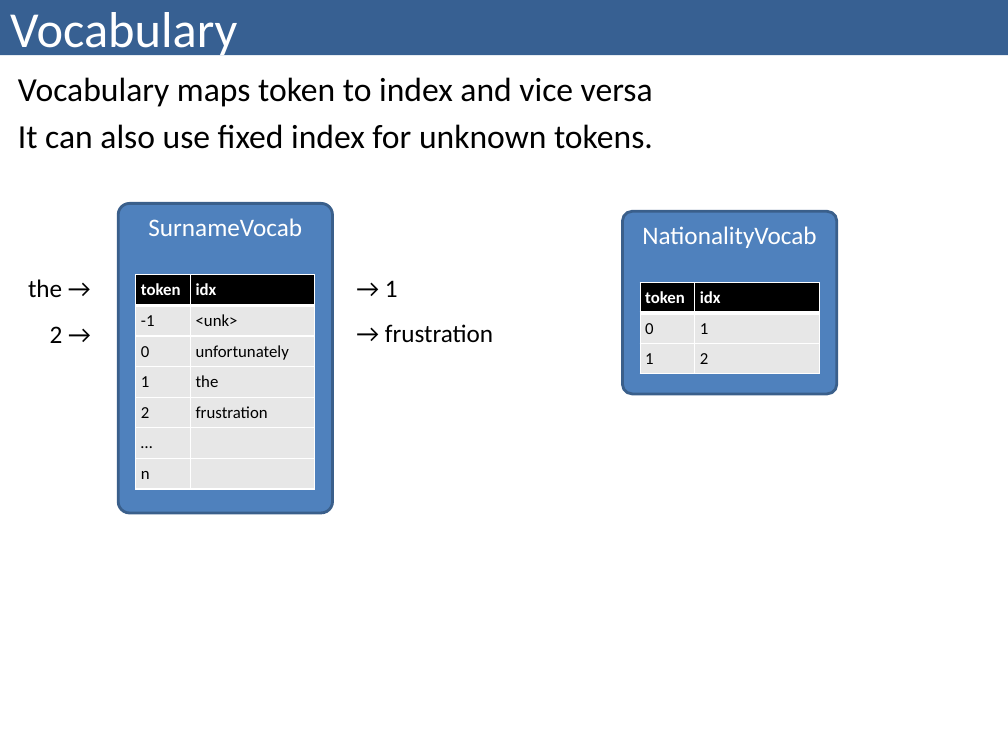
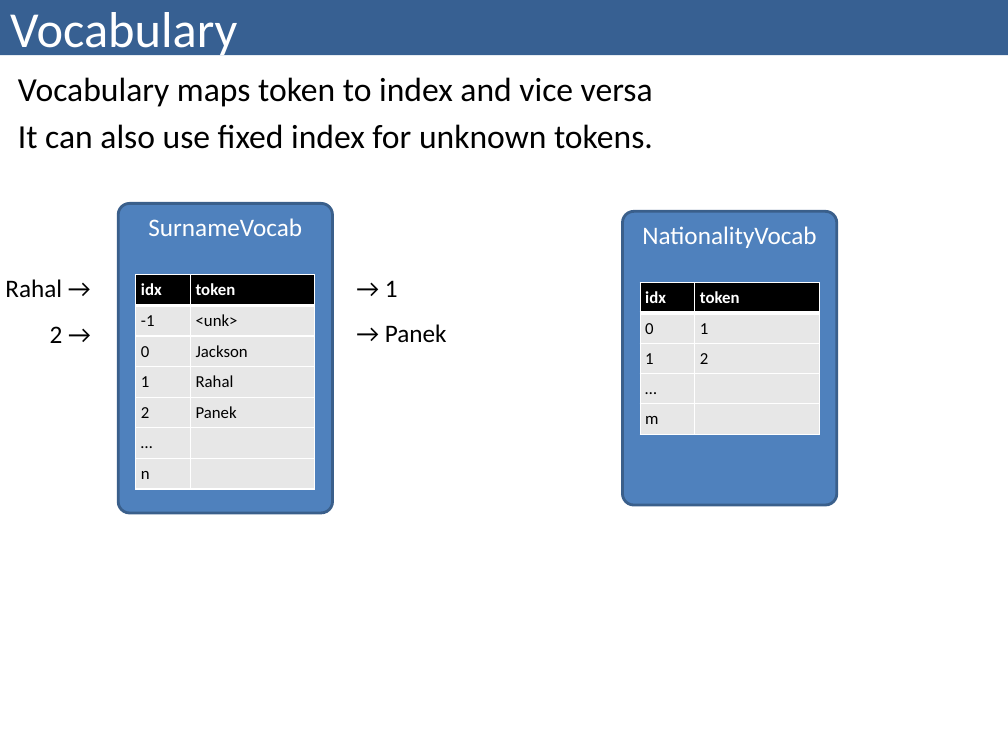
Before and after one commit to bzitko/nlp_repo, a slide deck: slide 3 of slides/nlp p03 feed forward networks/nlp p03.3 surname classification mlp.pptx. Drawn at 1008x756 pixels with LibreOffice and Linux fonts; fonts in the diff are those of the drawing. Boxes give left, top, right and bottom in pixels: in the first picture for what was removed or moved away, otherwise in the second. Text is boxed around its words. In the diff, an @@ line names an element or a change of style, - is before the commit and + after.

```diff
--- a/slides/nlp p03 feed forward networks/nlp p03.3 surname classification mlp.pptx
+++ b/slides/nlp p03 feed forward networks/nlp p03.3 surname classification mlp.pptx
@@ rounded rectangle "NationalityVocab" resized from (x1=623, y1=212, x2=838, y2=394) to (x1=623, y1=212, x2=838, y2=505) @@
@@ text at (x1=5, y1=279, x2=62, y2=298): text changed @@
-the →
+Rahal →
@@ table at (x1=136, y1=275, x2=314, y2=487) @@
-row 1, column 1: token
+row 1, column 1: idx
-row 1, column 2: idx
+row 1, column 2: token
-row 3, column 2: unfortunately
+row 3, column 2: Jackson
-row 4, column 2: the
+row 4, column 2: Rahal
-row 5, column 2: frustration
+row 5, column 2: Panek
@@ table at (x1=640, y1=283, x2=818, y2=434) @@
-row 1, column 1: token
+row 1, column 1: idx
-row 1, column 2: idx
+row 1, column 2: token
+row 4: … | 
+row 5: m | 
@@ text at (x1=385, y1=324, x2=447, y2=342): text changed @@
-→ frustration
+→ Panek
```
Also in this commit, not shown: 2 other slides changed, 2 other files.
